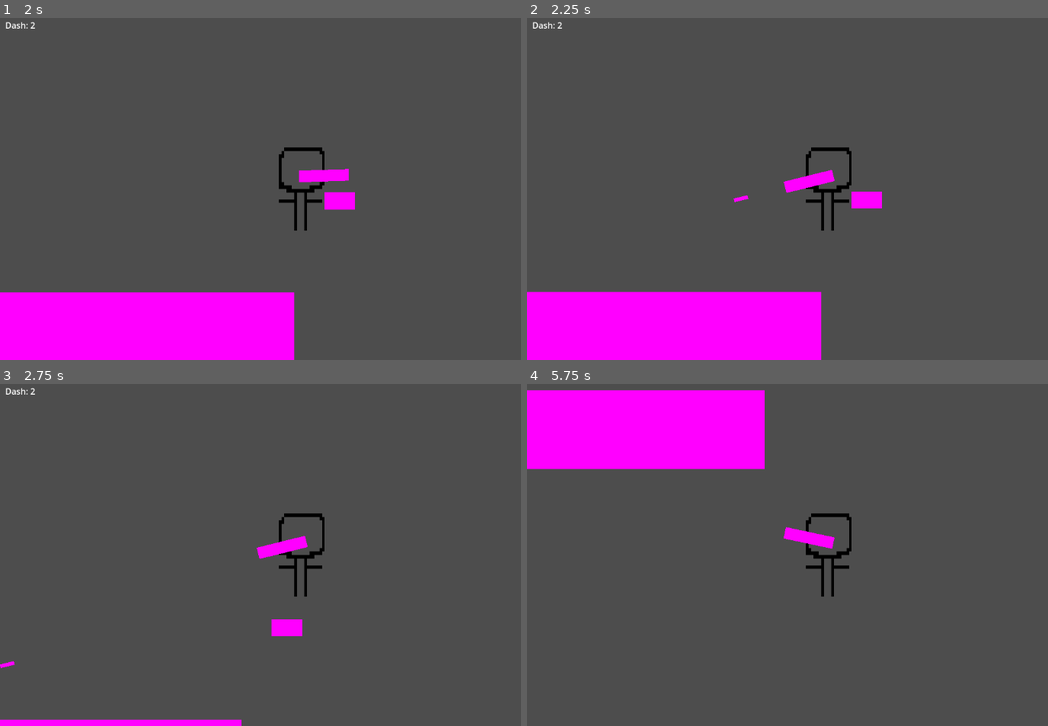
Above: before the commit, frames 1-4 (two rows, left to right).
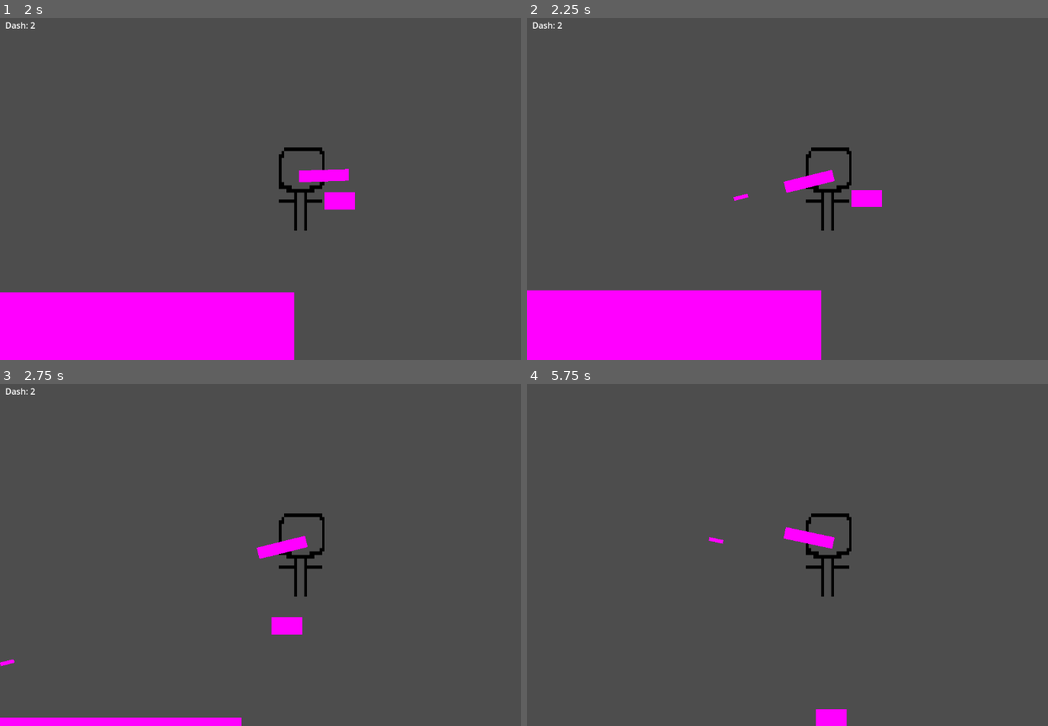
Above: after the commit, the same moments.

Repository: Sheep26/2DMultiplayerShooter
Game: Godot game, scene res://Scenes/MainMenu/MainMenu.tscn
Two runs of this game, one before a commit and one after it. Both use one fixed random seed, a clock stepped at 60 frames per second and the inputs below.
Inputs (mouse positions are in pixels of both pictures, inside the frame that each line leads up to):
- Up to frame 1 (2 s): click "Singleplayer" at 0.5 s; move the mouse to (437, 171) at 1.27 s; hold Right (right) from 1.28 s (still down); tap E (dash) at 1.35 s; tap W (jump) at 1.52 s
- Up to frame 2 (2.25 s): keep holding Right (right); move the mouse to (709, 206) at 2.02 s; click (709, 206) at 2.1 s
- Up to frame 3 (2.75 s): keep holding Right (right); tap W (jump) at 2.27 s
- Up to frame 4 (5.75 s): move the mouse to (891, 479) at 2.77 s; release Right (right) at 2.78 s; hold Left (left) 2.78-3.53 s; tap E (dash) at 2.85, 4.35 s; move the mouse to (803, 623) at 3.52 s; hold Right (right) 3.53-5.03 s; click (803, 623) at 3.6 s; tap W (jump) at 3.77, 4.52, 5.27 s; move the mouse to (1011, 606) at 4.27 s; move the mouse to (646, 503) at 5.02 s; hold Left (left) from 5.03 s (still down); click (646, 503) at 5.1 s

Frame 1 is identical in both runs. In frame 2, 0.5% of the frame differs, in the area x 0-69%, y 50-81%; in frame 3, 0.4%; in frame 4, 11%, in the area x 0-62%, y 1-100%.

Commit message:
e

Diff:
--- a/Objects/Gun.tscn
+++ b/Objects/Gun.tscn
@@ -26,7 +26,7 @@
 [node name="ak47" type="Node" parent="Guns"]
 
 [node name="firerateTimer" type="Timer" parent="Guns/ak47"]
-wait_time = 0.1
+wait_time = 0.15
 
 [node name="reloadTimer" type="Timer" parent="Guns/ak47"]
 wait_time = 2.5
--- a/Scripts/Gun.gd
+++ b/Scripts/Gun.gd
@@ -1,5 +1,5 @@
 extends Node2D
-const KNOCKBACK_STRENGTH = 400
+const KNOCKBACK_STRENGTH = 300
 var currentGun: GunType
 @onready var bullet = preload("res://Objects/Bullet.tscn")
 @onready var sprite: Sprite2D = $Sprite2D
